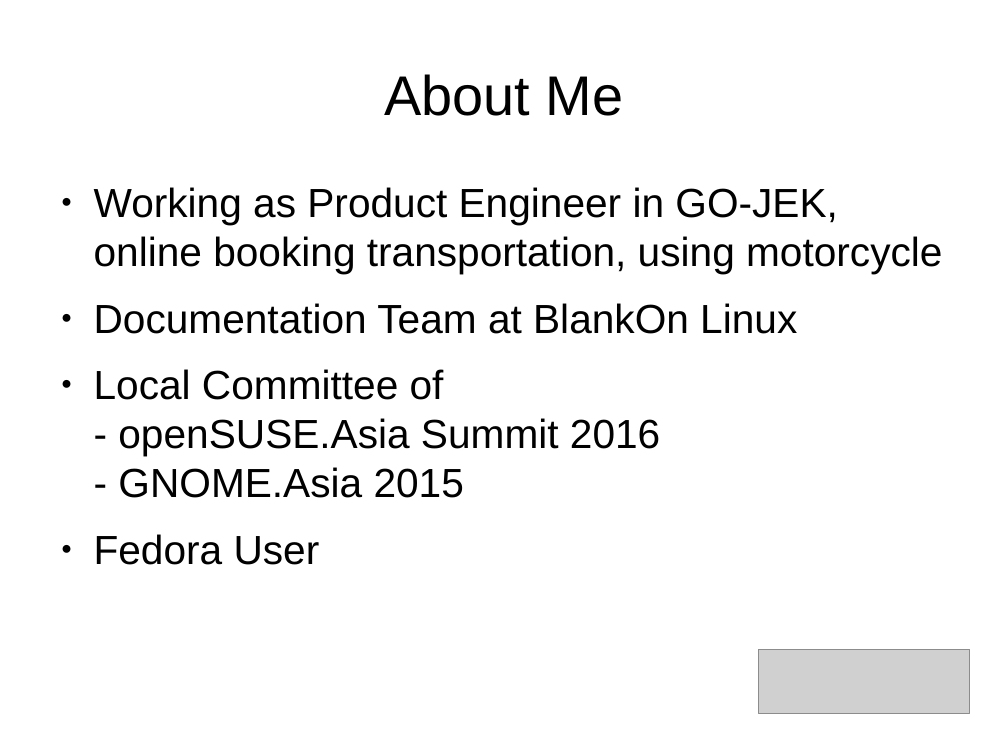
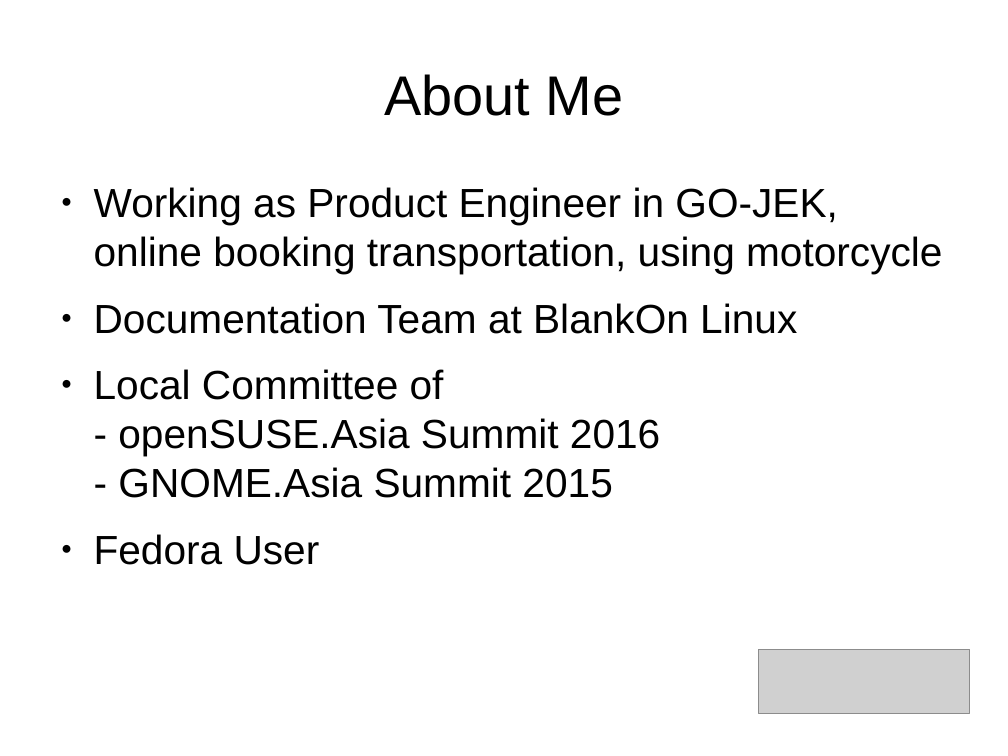
Before and after one commit to tuanpembual/FUDCon, a slide deck: slide 4 of FUDCon_APAC_2016_ESTU.odp. Drawn at 1008x756 pixels with LibreOffice and Linux fonts; fonts in the diff are those of the drawing; grey boxes stand for pictures. Boxes give left, top, right and bottom in pixels: in the first picture for what was removed or moved away, otherwise in the second. Text is boxed around its words. In the diff, an @@ line names an element or a change of style, - is before the commit and + after.

```diff
--- a/FUDCon_APAC_2016_ESTU.odp
+++ b/FUDCon_APAC_2016_ESTU.odp
@@ text at (94, 369, 660, 498): text changed @@
-● Local Committee of
-  - openSUSE.Asia Summit 2016
-  - GNOME.Asia 2015
+● Local Committee of
+  - openSUSE.Asia Summit 2016
+  - GNOME.Asia Summit 2015
```
Also in this commit, not shown: 4 other slides changed, 4 other files.
